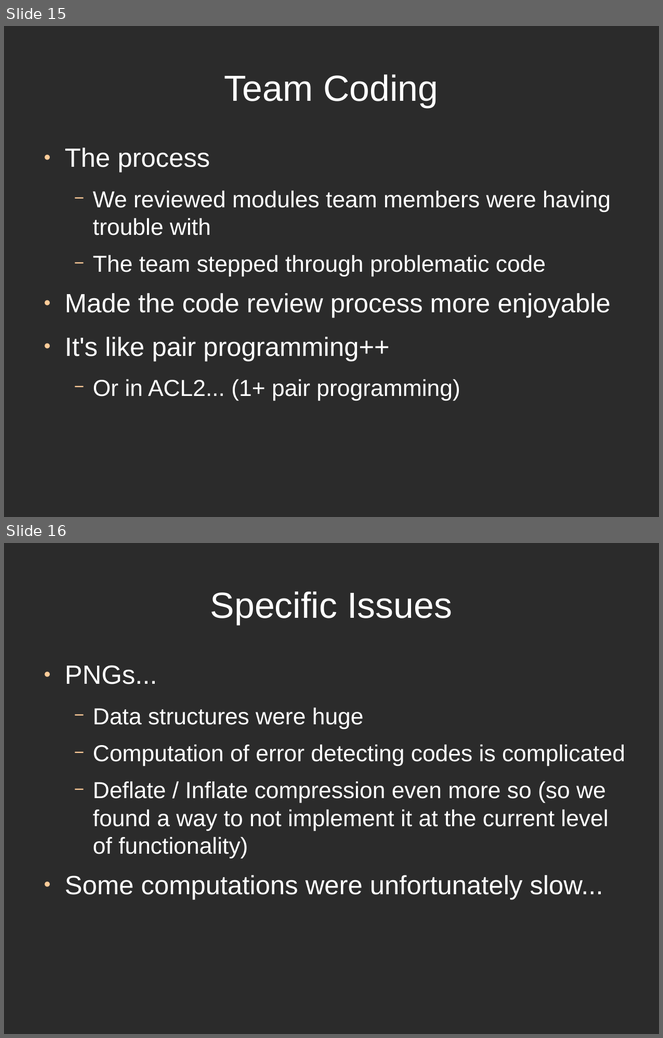
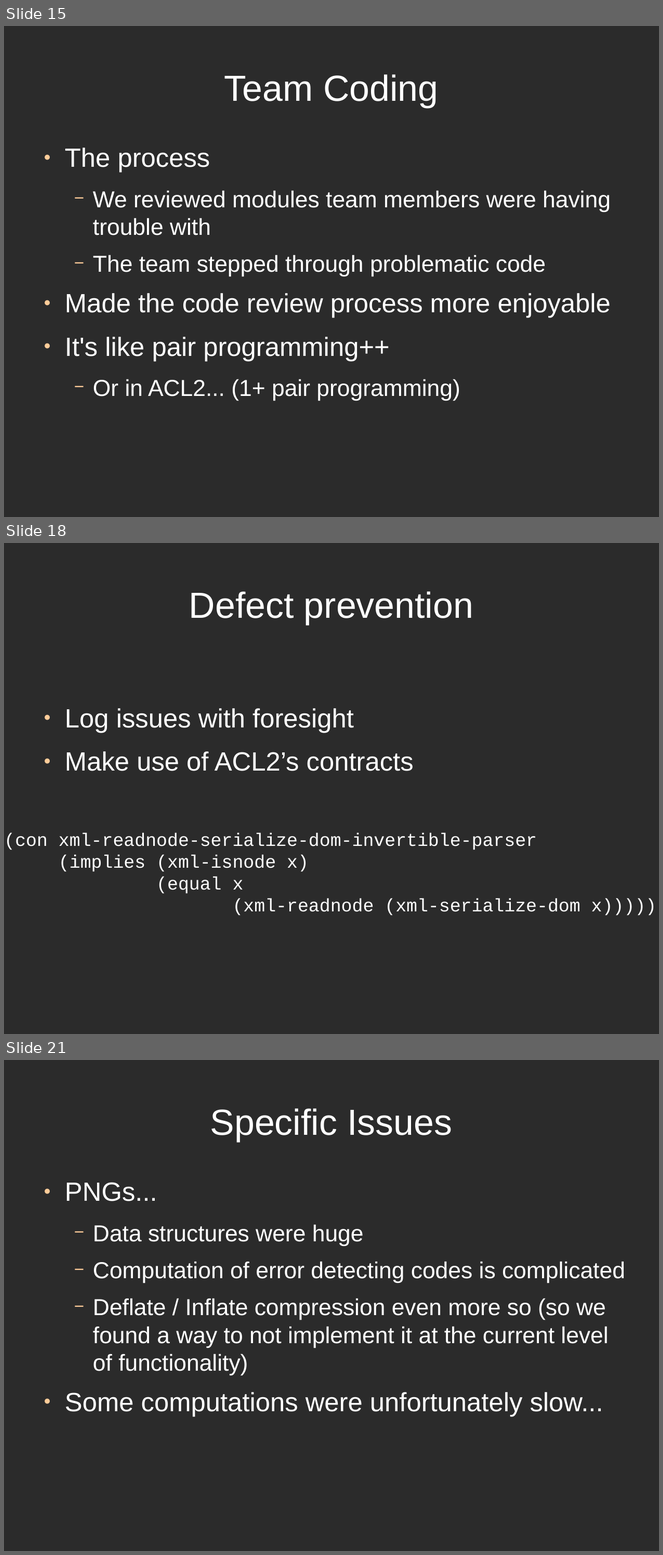
Before and after one commit to directrix1/se2, a slide deck: wip/SE2Presentation.odp. Shown one above the other, each under a label of ours: slides 15 and 16 before the commit, slides 15, 18 and 21 after it; the slides between them are not shown. The pictures are 663x1038 and 663x1555 pixels, drawn with LibreOffice and Linux fonts; fonts in the diff are those of the drawing; background and template pictures are left out; a plain dark background stands for a picture behind light text. Boxes give left, top, right and bottom in pixels: in the first picture for what was removed or moved away, otherwise in the second. Text is boxed around its words. In the diff, an @@ line names an element or a change of style, - is before the commit and + after.

```diff
--- a/wip/SE2Presentation.odp
+++ b/wip/SE2Presentation.odp
@@ slide 18 added at (4,543,659,1034), background picture (left out) @@
@@ title added at (189,591,474,625), 44 pt, text #FFFFFF @@
+Defect prevention
@@ text added at (65,708,414,771), 32 pt, text #FFFFFF @@
+● Log issues with foresight
+● Make use of ACL2’s contracts
@@ text added at (4,833,657,916), 22 pt, text #FFFFFF @@
+(con xml-readnode-serialize-dom-invertible-parser
+(implies (xml-isnode x)
+(equal x
+(xml-readnode (xml-serialize-dom x)))))
@@ what was slide 16 is now slide 21 @@
```
Also in this commit, not shown: 4 other slides added, 1 other file.
